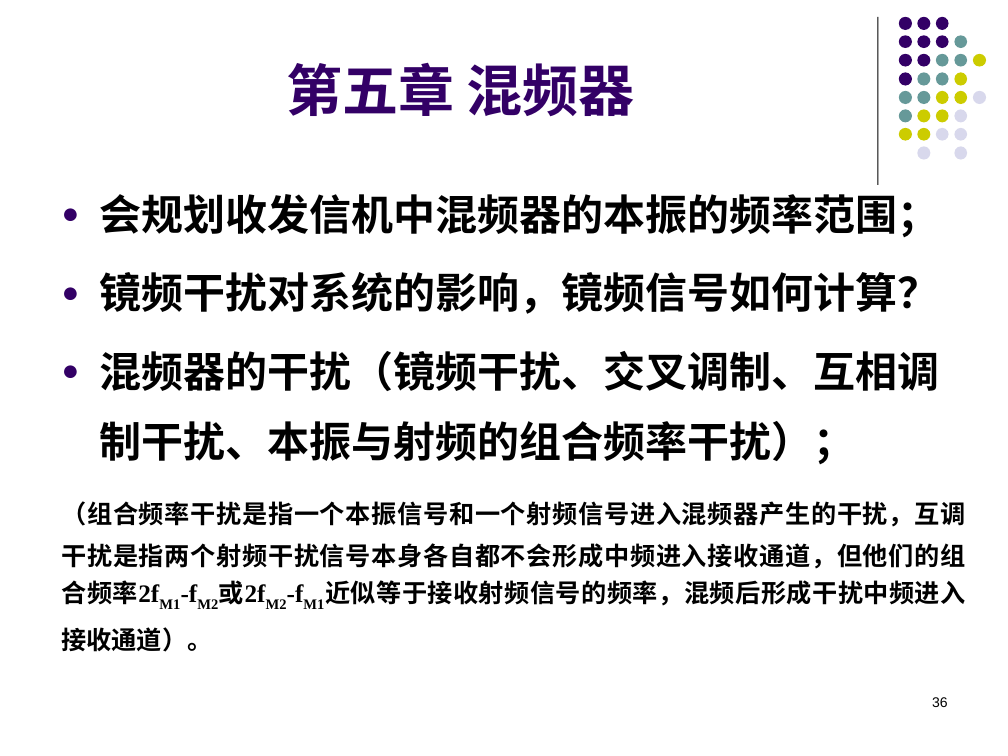
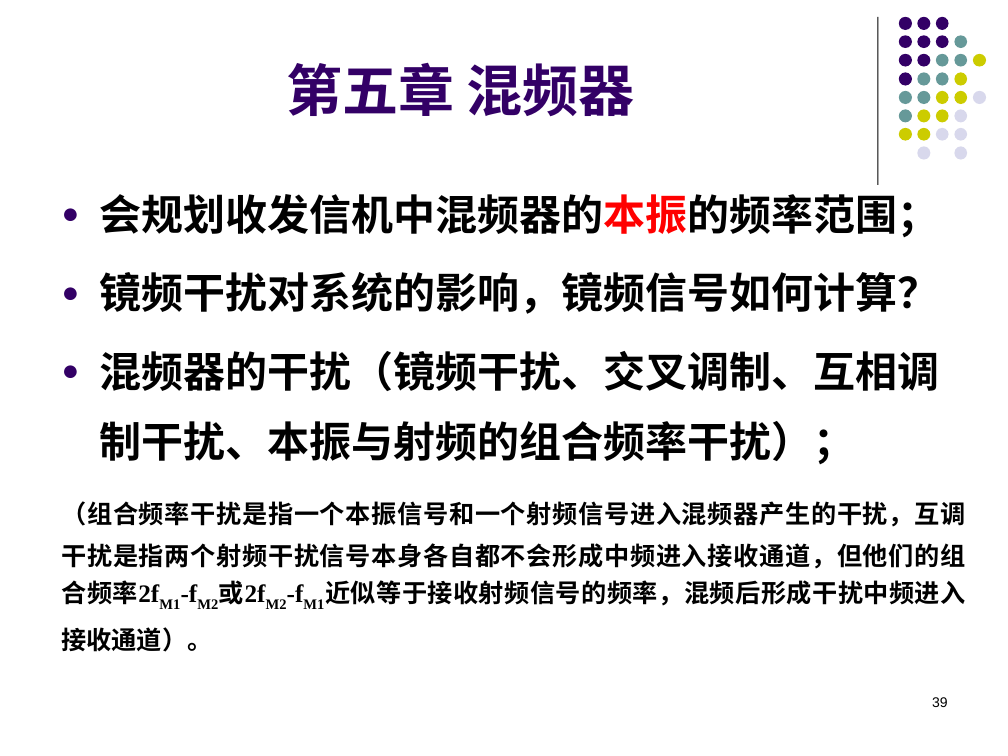
Before and after one commit to lyMeiSEU/ly_schoolhelper, a slide deck: slide 39 of 通信电子/复习.pptx (slide 36 before the commit). Drawn at 1008x756 pixels with LibreOffice and Linux fonts; fonts in the diff are those of the drawing; background and template pictures are left out. Boxes give left, top, right and bottom in pixels: in the first picture for what was removed or moved away, otherwise in the second. Text is boxed around its words. In the diff, an @@ line names an element or a change of style, - is before the commit and + after.

```diff
--- a/通信电子/复习.pptx
+++ b/通信电子/复习.pptx
@@ text at (99, 194, 939, 237): text colour #000000 to #FF0000 in "会规划收发信机中混频器的本振的频率范围；" @@
@@ page number at (932, 697, 948, 707): text changed @@
-36
+39
```
Also in this commit, not shown: 7 other slides changed, 4 slides added, 1 slide removed, 3 other files.
